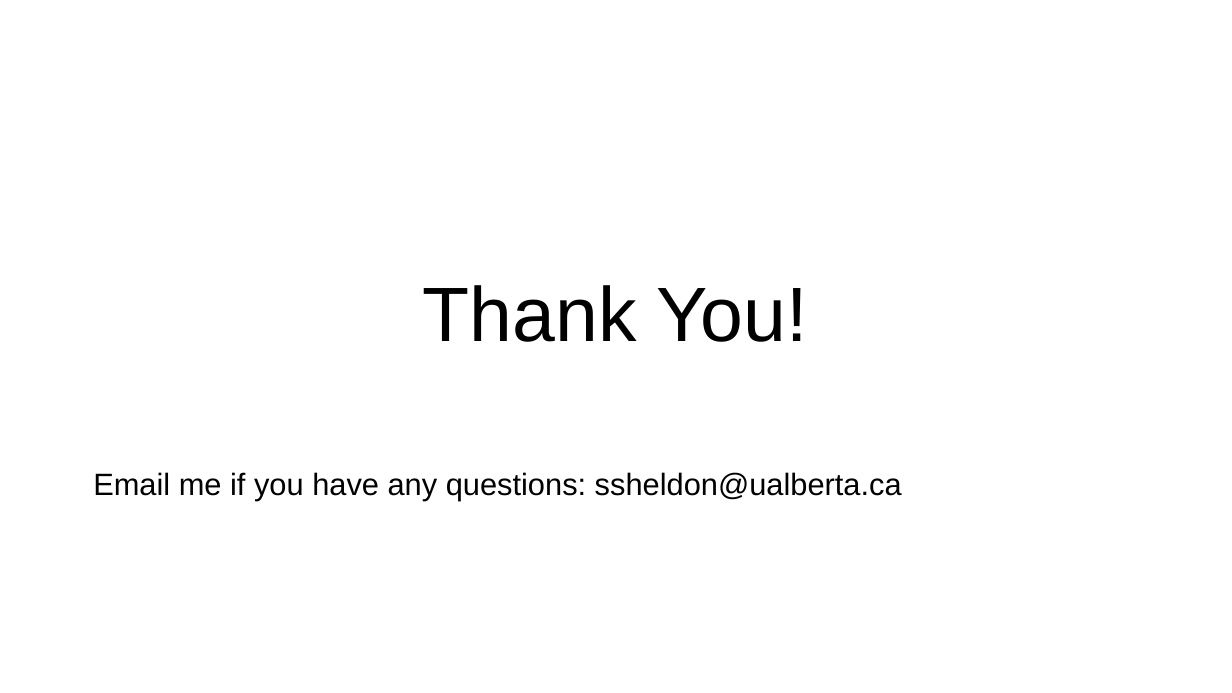
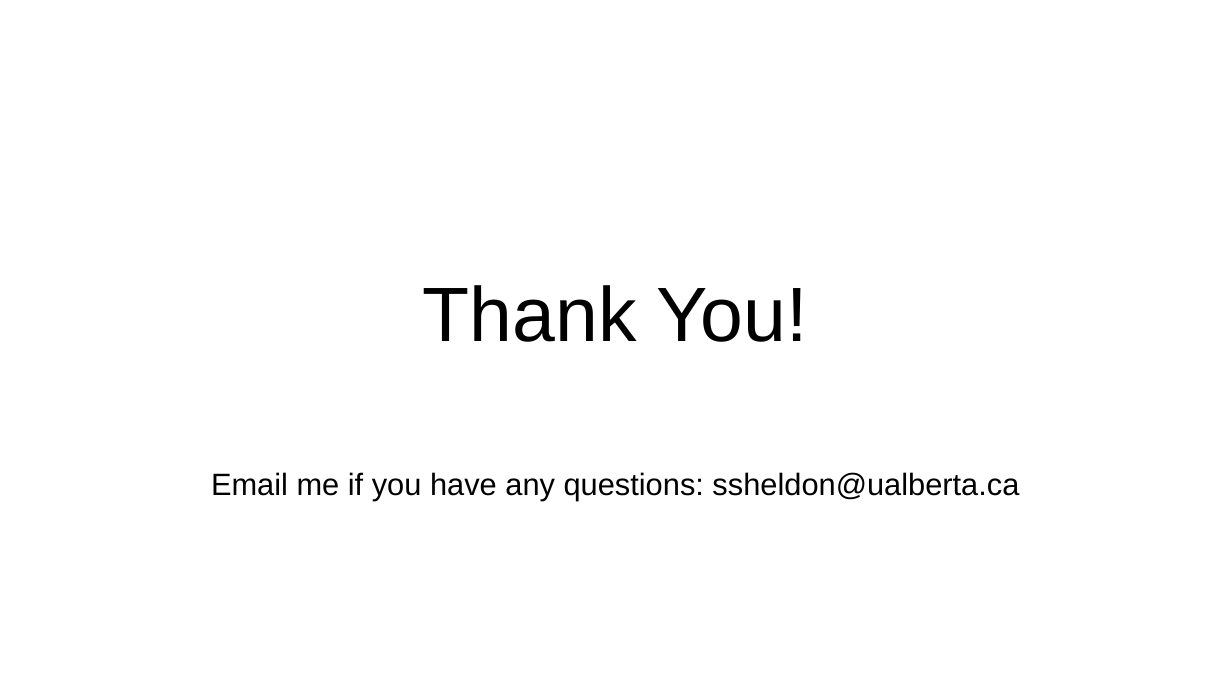
Before and after one commit to ssheldo/EEG_process_talk, a slide deck: slide 21 of EEG_Processing_Presentation.pptx (slide 8 before the commit). Drawn at 1232x693 pixels with LibreOffice and Linux fonts; fonts in the diff are those of the drawing. Boxes give left, top, right and bottom in pixels: in the first picture for what was removed or moved away, otherwise in the second. Text is boxed around its words. In the diff, an @@ line names an element or a change of style, - is before the commit and + after.

```diff
--- a/EEG_Processing_Presentation.pptx
+++ b/EEG_Processing_Presentation.pptx
@@ text "Email me if you have ..." at bbox=[211, 472, 1019, 500]: alignment left to centre @@
```
Also in this commit, not shown: 3 other slides changed, 21 slides added, 1 slide removed, 4 other files.
